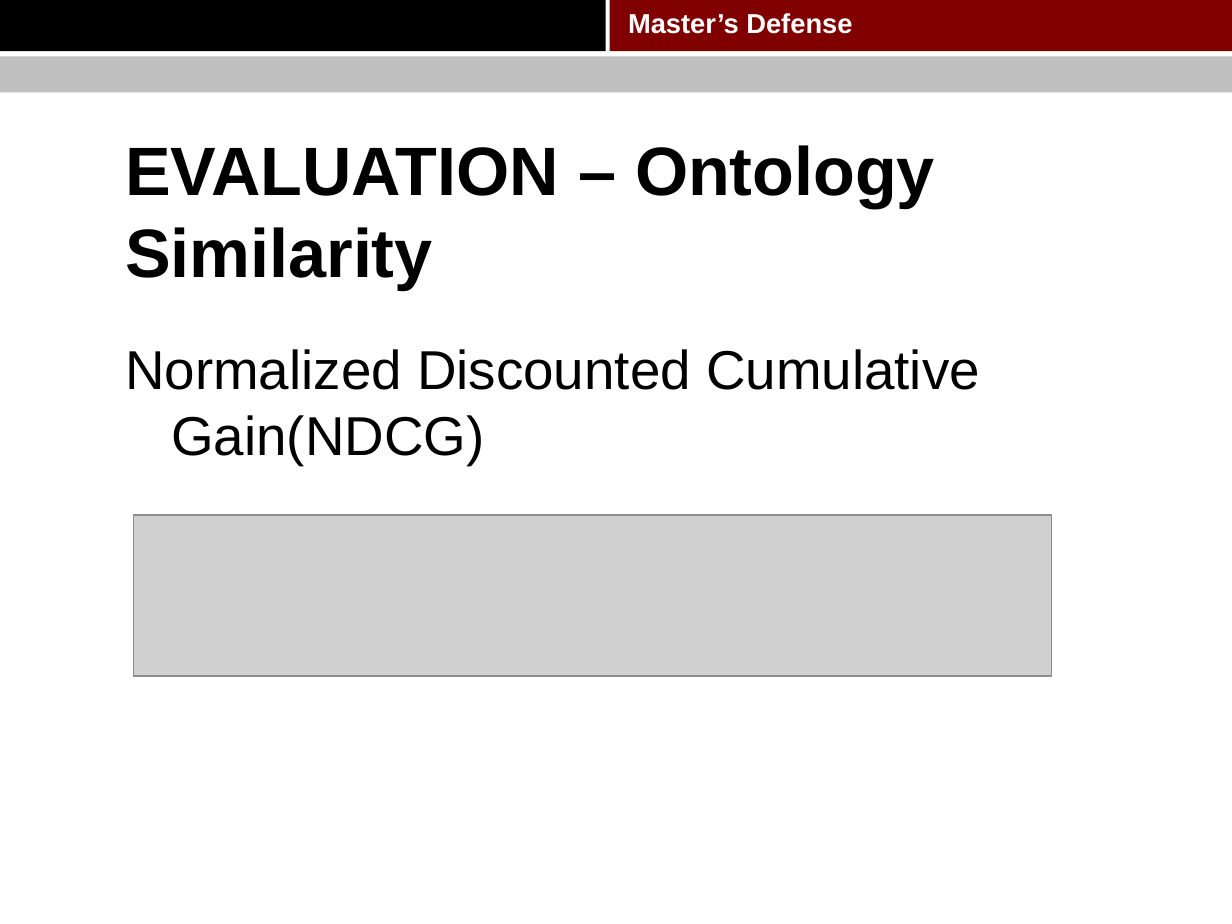
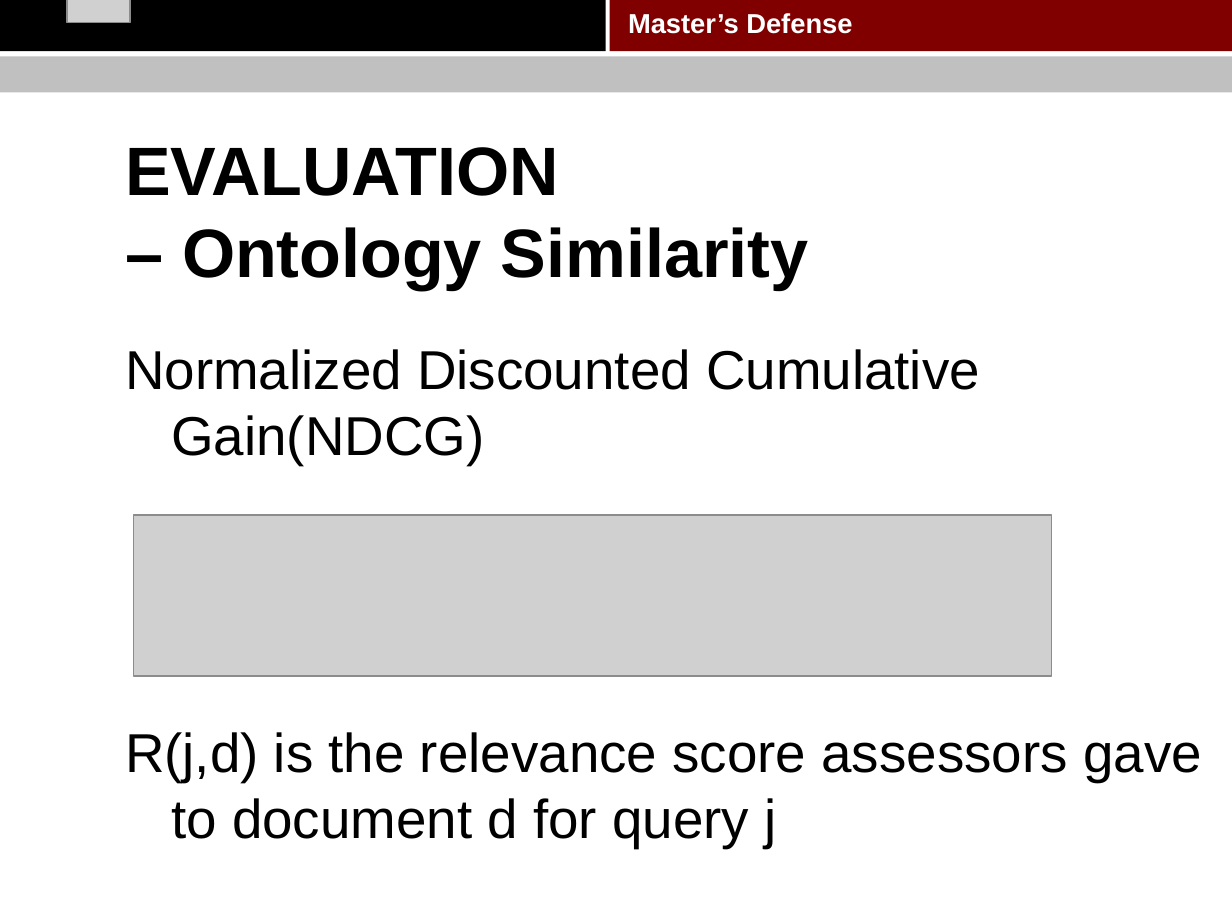
Before and after one commit to pkushiqiang/thesis, a slide deck: slide 61 of media/Master's thesis.pptx. Drawn at 1232x924 pixels with LibreOffice and Linux fonts; fonts in the diff are those of the drawing; grey boxes stand for pictures; background and template pictures are left out. Boxes give left, top, right and bottom in pixels: in the first picture for what was removed or moved away, otherwise in the second. Text is boxed around its words. In the diff, an @@ line names an element or a change of style, - is before the commit and + after.

```diff
--- a/media/Master's thesis.pptx
+++ b/media/Master's thesis.pptx
@@ picture added at (68,0,131,22) @@
@@ title "EVALUATION – Ontology Similarity" rewrapped from (125,145,935,290) to (125,147,809,290) @@
@@ text at (125,732,1202,848): paragraph added @@
+R(j,d) is the relevance score assessors gave to document d for query j
```
Also in this commit, not shown: 20 other slides changed, 1 other file.
